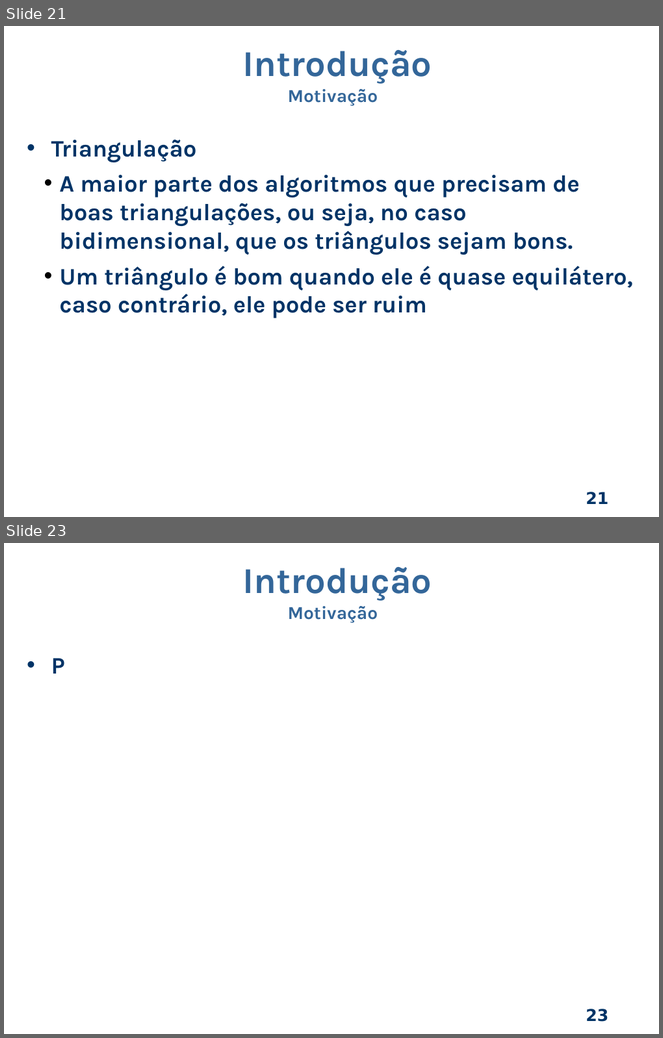
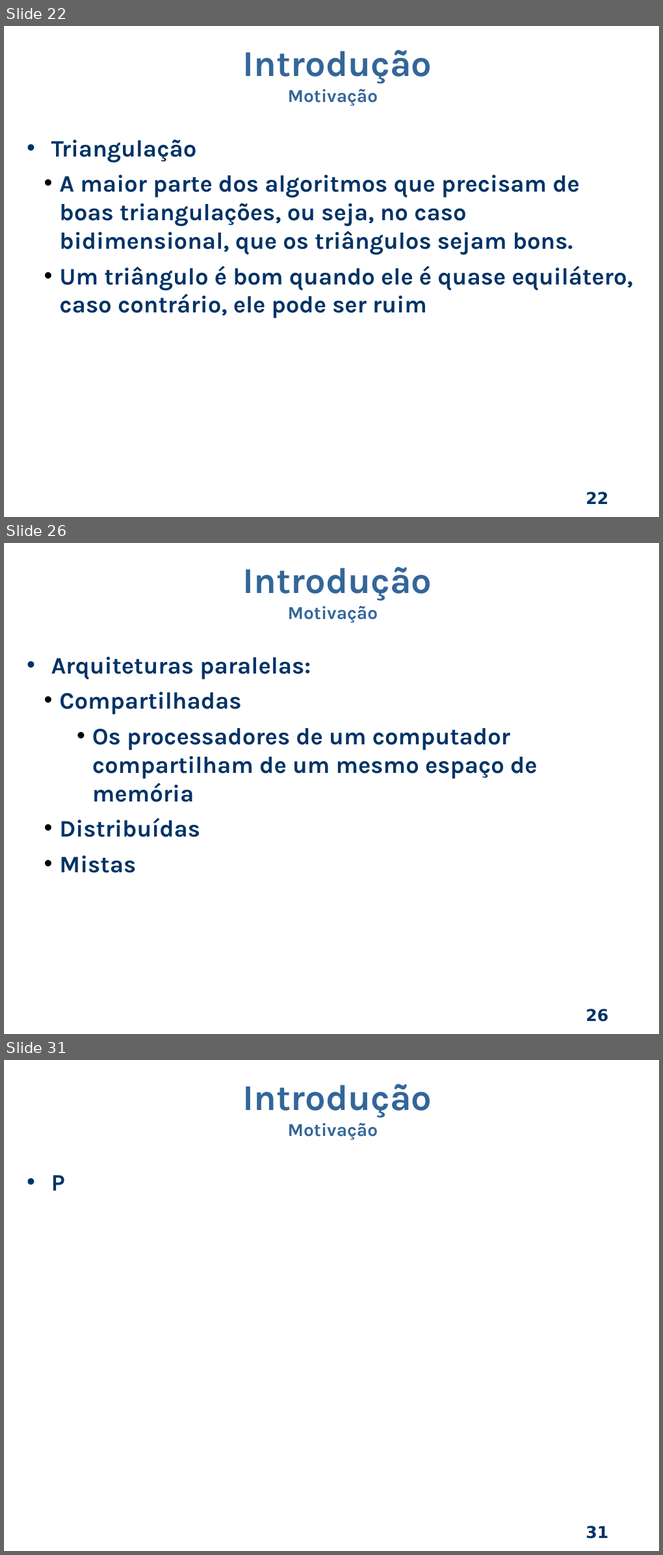
Before and after one commit to dant25/pre-proposta, a slide deck: apresentação/Apresentacao pre.odp. Shown one above the other, each under a label of ours: slides 21 and 23 before the commit, slides 22, 26 and 31 after it; the slides between them are not shown. The pictures are 663x1038 and 663x1555 pixels, drawn with LibreOffice and Linux fonts; fonts in the diff are those of the drawing; background and template pictures are left out. Boxes give left, top, right and bottom in pixels: in the first picture for what was removed or moved away, otherwise in the second. Text is boxed around its words. In the diff, an @@ line names an element or a change of style, - is before the commit and + after.

```diff
--- a/apresentação/Apresentacao pre.odp
+++ b/apresentação/Apresentacao pre.odp
@@ slide 26 added at [4, 543, 659, 1034], background picture (left out); not listed: 1 template element that a slide beside it also shows @@
@@ text added at [243, 567, 432, 623], 40 pt, text #336699, bold @@
+Introdução
+Motivação
@@ text added at [51, 657, 538, 873], 26 pt, text #003366, bold @@
+• Arquiteturas paralelas:
+  • Compartilhadas
+    • Os processadores de um computador compartilham de um mesmo espaço de memória
+  • Distribuídas
+  • Mistas
@@ what was slide 21 is now slide 22 @@
@@ page number at [586, 492, 608, 504]: text changed @@
-21
+22
@@ what was slide 23 is now slide 31 @@
@@ page number at [586, 1526, 608, 1539]: text changed @@
-23
+31
```
Also in this commit, not shown: 3 slides changed, 6 other slides added, 4 other files.
